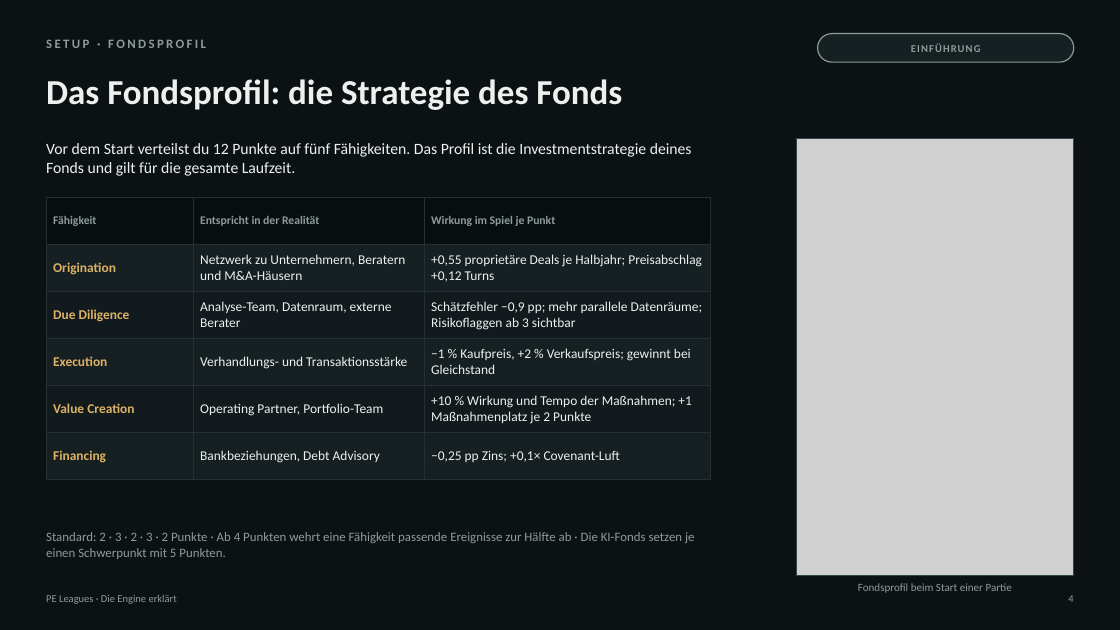
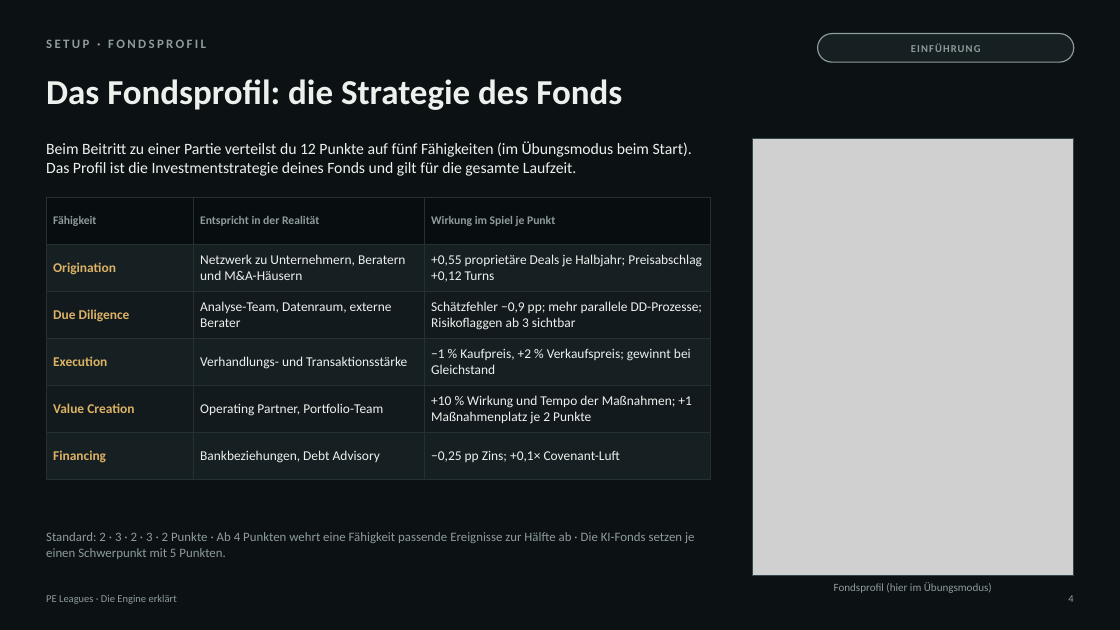
Before and after one commit to thematicum-dev/pe-leagues, a slide deck: slide 4 of docs/lehrmaterial/PE-Leagues_Engine-erklaert.pptx. Drawn at 1120x630 pixels with LibreOffice and Linux fonts; fonts in the diff are those of the drawing; grey boxes stand for pictures. Boxes give left, top, right and bottom in pixels: in the first picture for what was removed or moved away, otherwise in the second. Text is boxed around its words. In the diff, an @@ line names an element or a change of style, - is before the commit and + after.

```diff
--- a/docs/lehrmaterial/PE-Leagues_Engine-erklaert.pptx
+++ b/docs/lehrmaterial/PE-Leagues_Engine-erklaert.pptx
@@ text at (x1=46, y1=141, x2=692, y2=176): text changed @@
-Vor dem Start verteilst du 12 Punkte auf fünf Fähigkeiten. Das Profil ist die Investmentstrategie deines Fonds und gilt für die gesamte Laufzeit.
+Beim Beitritt zu einer Partie verteilst du 12 Punkte auf fünf Fähigkeiten (im Übungsmodus beim Start). Das Profil ist die Investmentstrategie deines Fonds und gilt für die gesamte Laufzeit.
@@ picture resized from (x1=797, y1=139, x2=1074, y2=576) to (x1=752, y1=139, x2=1074, y2=576) @@
@@ rectangle resized from (x1=797, y1=139, x2=1074, y2=576) to (x1=752, y1=139, x2=1074, y2=576) @@
@@ table at (x1=46, y1=197, x2=710, y2=467) @@
-row 3, column 3: Schätzfehler −0,9 pp; mehr parallele Datenräume; Risikoflaggen ab 3 sichtbar
+row 3, column 3: Schätzfehler −0,9 pp; mehr parallele DD-Prozesse; Risikoflaggen ab 3 sichtbar
@@ text at (x1=834, y1=582, x2=992, y2=593): text changed @@
-Fondsprofil beim Start einer Partie
+Fondsprofil (hier im Übungsmodus)
```
Also in this commit, not shown: 34 other slides changed, 2 slides added, 1 slide removed, 2 other files.
